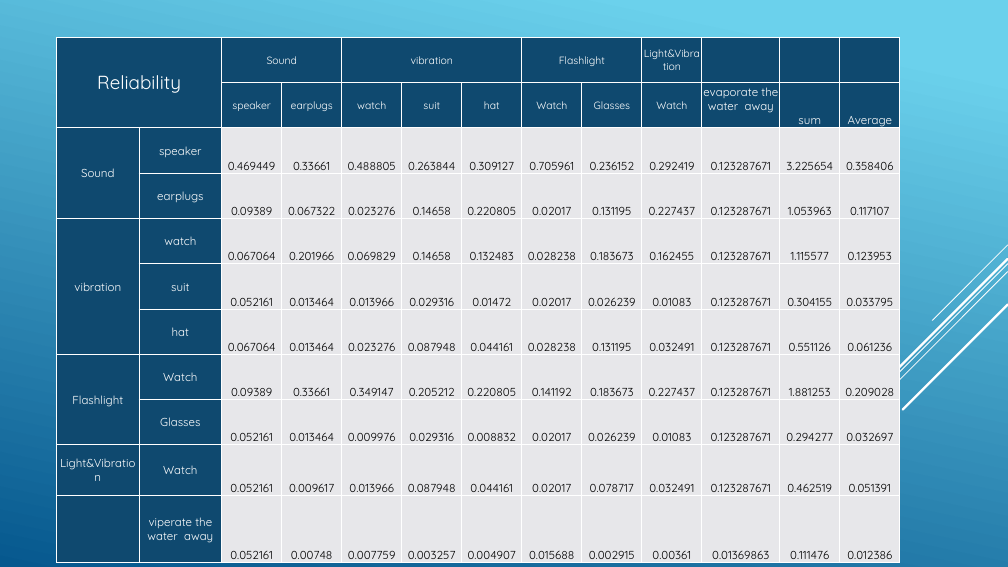
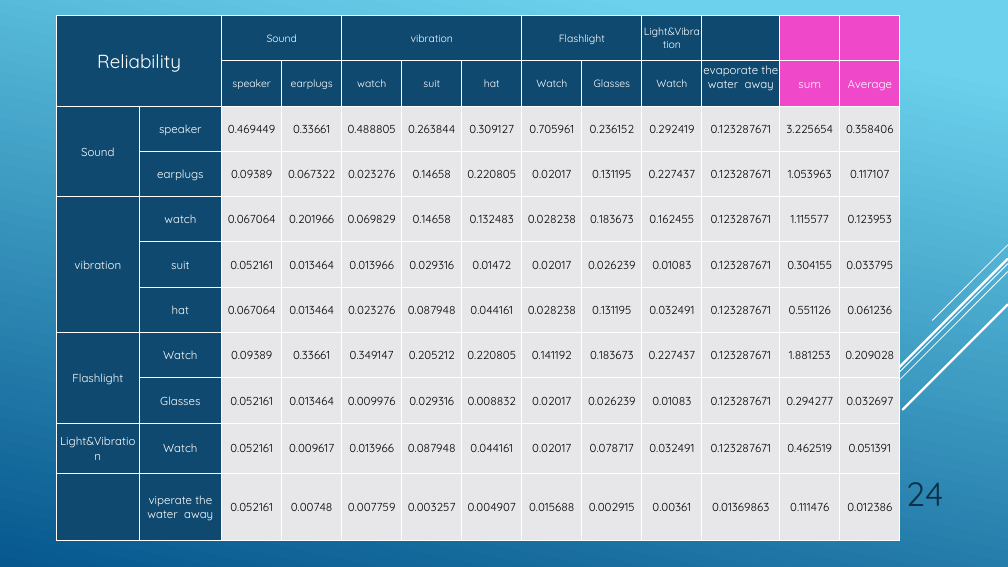
Before and after one commit to USNMasterEmSys2018/System-Engineering, a slide deck: slide 24 of S.A.V.E/Security Application Via Engineering.pptx. Drawn at 1008x567 pixels with LibreOffice and Linux fonts; fonts in the diff are those of the drawing. Boxes give left, top, right and bottom in pixels: in the first picture for what was removed or moved away, otherwise in the second. Text is boxed around its words. In the diff, an @@ line names an element or a change of style, - is before the commit and + after.

```diff
--- a/S.A.V.E/Security Application Via Engineering.pptx
+++ b/S.A.V.E/Security Application Via Engineering.pptx
@@ table at [57,15,897,551] @@
@@ fill #0F496F to #EF48C9 in 4 cells @@
@@ table: place and size @@
-table at [57,37,897,567]
+table at [57,15,897,551]
@@ page number added at [906,482,944,506], 32 pt, text #0A304A @@
+24
```
Also in this commit, not shown: 30 other slides changed.
